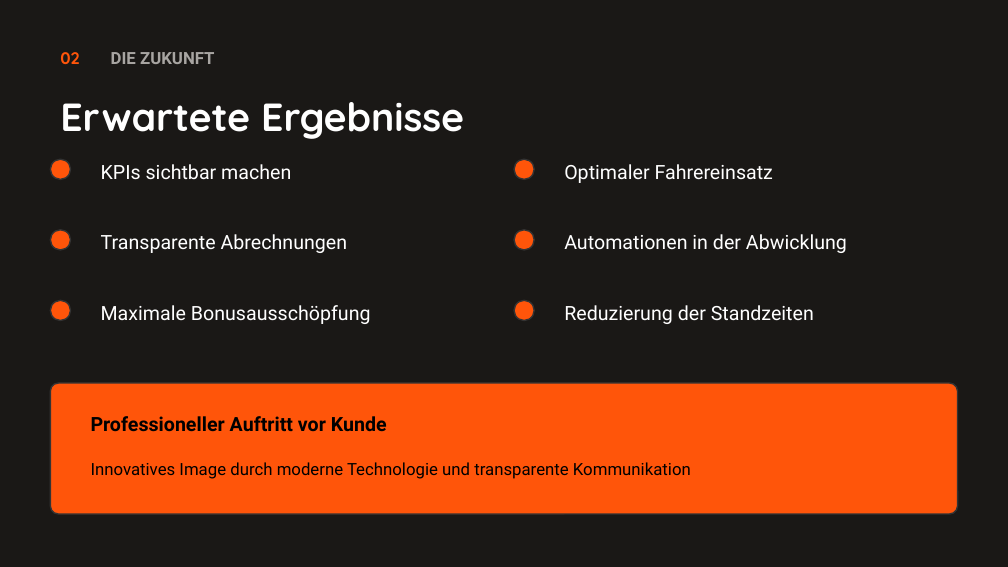
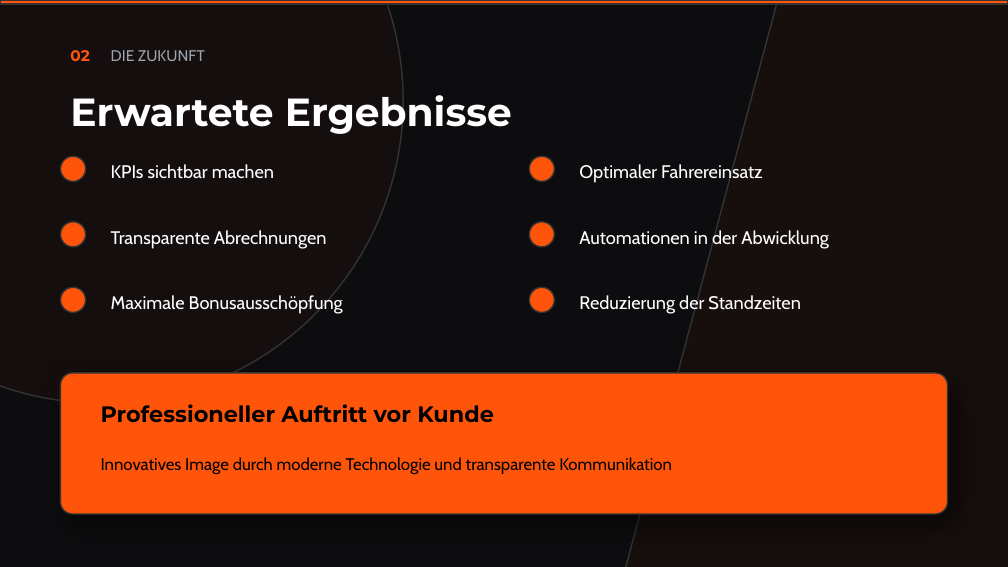
Before and after one commit to 0verhead/fahrerplanung-presentation, a slide deck: slide 7 of output/fahrersoftware-magnum-opus.pptx. Drawn at 1008x567 pixels with LibreOffice and Linux fonts; fonts in the diff are those of the drawing. Boxes give left, top, right and bottom in pixels: in the first picture for what was removed or moved away, otherwise in the second. Text is boxed around its words. In the diff, an @@ line names an element or a change of style, - is before the commit and + after.

Commit message:
Redesign Magnum Opus v2 - Modern web design standards
TYPOGRAPHY:
- Montserrat (display) - geometric, modern, distinctive
- Source Sans Pro (body) - clean, complements display

BACKGROUNDS & ATMOSPHERE:
- Layered depth with diagonal shapes and ellipse glows
- Subtle orange tint overlays create atmosphere
- Top accent bar on all slides

COMPOSITION:
- Asymmetric layouts with grid-breaking elements
- Rotated orange hero blocks (title slide, closing)
- Staggered agenda with visual rhythm
- Overlapping number circles on benefit cards

SHADOWS & DEPTH:
- All cards have diffuse shadows (blur: 12, offset: 6)
- Hero elements have elevated shadows (blur: 20, offset: 10)
- Consistent top-left light source

MEMORABILITY:
- Title: Large rotated orange block
- Metrics: Huge '30 Tage' hero card
- Outcomes: Full-width orange highlight box
- Business Case: 260K€ ROI hero
- Closing: Rotated accent shape in corner

Design Critic Level 2: ALL 12 SLIDES PASS

```diff
--- a/output/fahrersoftware-magnum-opus.pptx
+++ b/output/fahrersoftware-magnum-opus.pptx
@@ background #1A1816 to #0D0D0F @@
@@ ellipse added at (0, 0, 403, 403), fill #FF550A at 3% opacity, outline #333333 1 pt @@
@@ rectangle added at (0, 0, 1008, 4), fill #FF550A, outline #333333 1 pt @@
@@ rectangle added at (610, 0, 1008, 567), fill #FF550A at 4% opacity, outline #333333 1 pt @@
@@ text "02": place and size @@
-text "02" at (60, 52, 79, 64)
+text "02" at (70, 50, 89, 61)
@@ text "02" at (70, 50, 89, 61): size 12 to 11 pt, font Quicksand to Montserrat @@
@@ text "DIE ZUKUNFT" at (111, 50, 205, 61): size 12 to 11 pt, font Roboto to Cabin, text colour #A8A5A2 to #9CA3AF, bold off @@
@@ text "Erwartete Ergebnisse": place and size @@
-text "Erwartete Ergebnisse" at (60, 102, 464, 139)
+text "Erwartete Ergebnisse" at (70, 95, 512, 134)
@@ text "Erwartete Ergebnisse" at (70, 95, 512, 134): font Quicksand to Montserrat @@
@@ ellipse: place and size @@
-ellipse at (50, 159, 71, 179)
+ellipse at (60, 156, 86, 181)
@@ text "KPIs sichtbar machen": place and size @@
-text "KPIs sichtbar machen" at (101, 164, 291, 180)
+text "KPIs sichtbar machen" at (111, 164, 274, 179)
@@ ellipse: place and size @@
-ellipse at (514, 159, 534, 179)
+ellipse at (529, 156, 554, 181)
@@ text "Optimaler Fahrereinsatz": place and size @@
-text "Optimaler Fahrereinsatz" at (564, 164, 773, 183)
+text "Optimaler Fahrereinsatz" at (579, 164, 763, 183)
@@ ellipse: place and size @@
-ellipse at (50, 230, 71, 250)
+ellipse at (60, 222, 86, 247)
@@ text "Transparente Abrechnungen": place and size @@
-text "Transparente Abrechnungen" at (101, 234, 348, 253)
+text "Transparente Abrechnungen" at (111, 230, 327, 249)
@@ ellipse: place and size @@
-ellipse at (514, 230, 534, 250)
+ellipse at (529, 222, 554, 247)
@@ text "Automationen in der Abwicklung": place and size @@
-text "Automationen in der Abwicklung" at (564, 234, 847, 253)
+text "Automationen in der Abwicklung" at (579, 230, 829, 249)
@@ ellipse: place and size @@
-ellipse at (50, 300, 71, 321)
+ellipse at (60, 287, 86, 312)
@@ text "Maximale Bonusausschöpfung": place and size @@
-text "Maximale Bonusausschöpfung" at (101, 305, 371, 324)
+text "Maximale Bonusausschöpfung" at (111, 295, 343, 314)
@@ ellipse: place and size @@
-ellipse at (514, 300, 534, 321)
+ellipse at (529, 287, 554, 312)
@@ size 14 to 13 pt, font Roboto to Cabin in 6 elements at (111, 164, 274, 179), (579, 164, 763, 183), (111, 230, 327, 249), (579, 230, 829, 249), (111, 295, 343, 314), (579, 295, 800, 314) @@
@@ text "Reduzierung der Standzeiten": place and size @@
-text "Reduzierung der Standzeiten" at (564, 305, 814, 324)
+text "Reduzierung der Standzeiten" at (579, 295, 800, 314)
@@ rounded rectangle: place and size @@
-rounded rectangle at (50, 383, 958, 514)
+rounded rectangle at (60, 373, 948, 514)
@@ rounded rectangle at (60, 373, 948, 514): shadow on; proportions changed @@
@@ text "Professioneller Auftritt vor Kunde": place and size @@
-text "Professioneller Auftritt vor Kunde" at (91, 416, 387, 432)
+text "Professioneller Auftritt vor Kunde" at (101, 404, 494, 422)
@@ text "Professioneller Auftritt vor Kunde" at (101, 404, 494, 422): size 14 to 16 pt, font Roboto to Montserrat @@
@@ text "Innovatives Image durch moderne Technologie ...": place and size @@
-text "Innovatives Image durch moderne Technologie ..." at (91, 462, 691, 479)
+text "Innovatives Image durch moderne Technologie ..." at (101, 457, 672, 474)
@@ text "Innovatives Image durch moderne Technologie ..." at (101, 457, 672, 474): font Roboto to Cabin @@
```
Also in this commit, not shown: 11 other slides changed, 1 other file.
